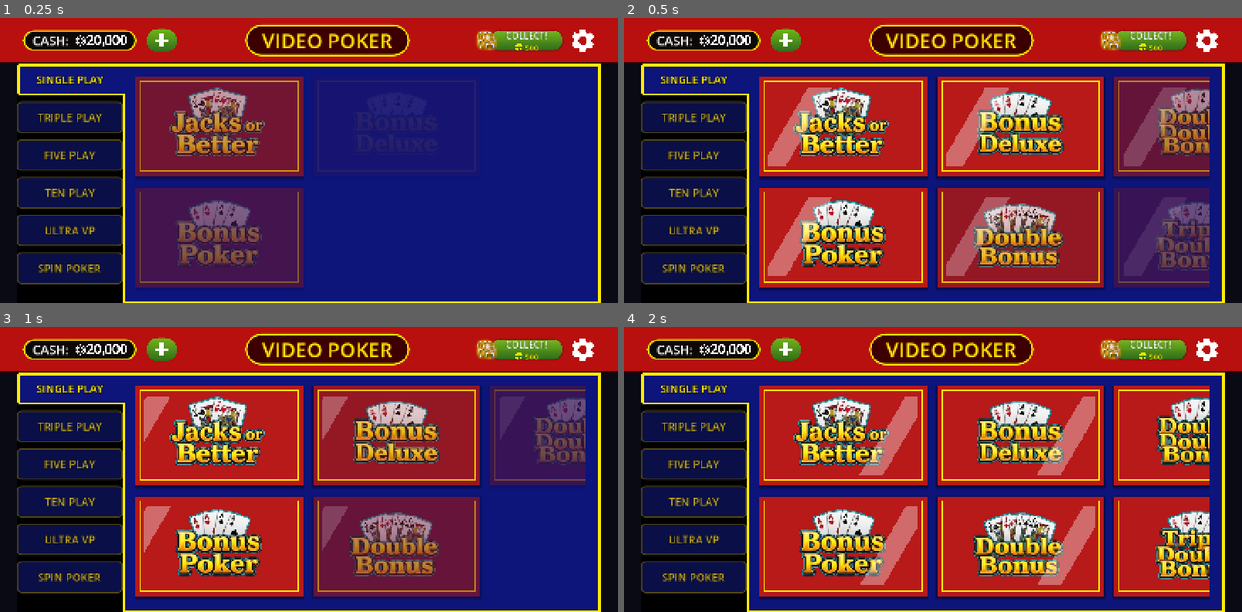
Above: before the commit, frames 1-4 (two rows, left to right).
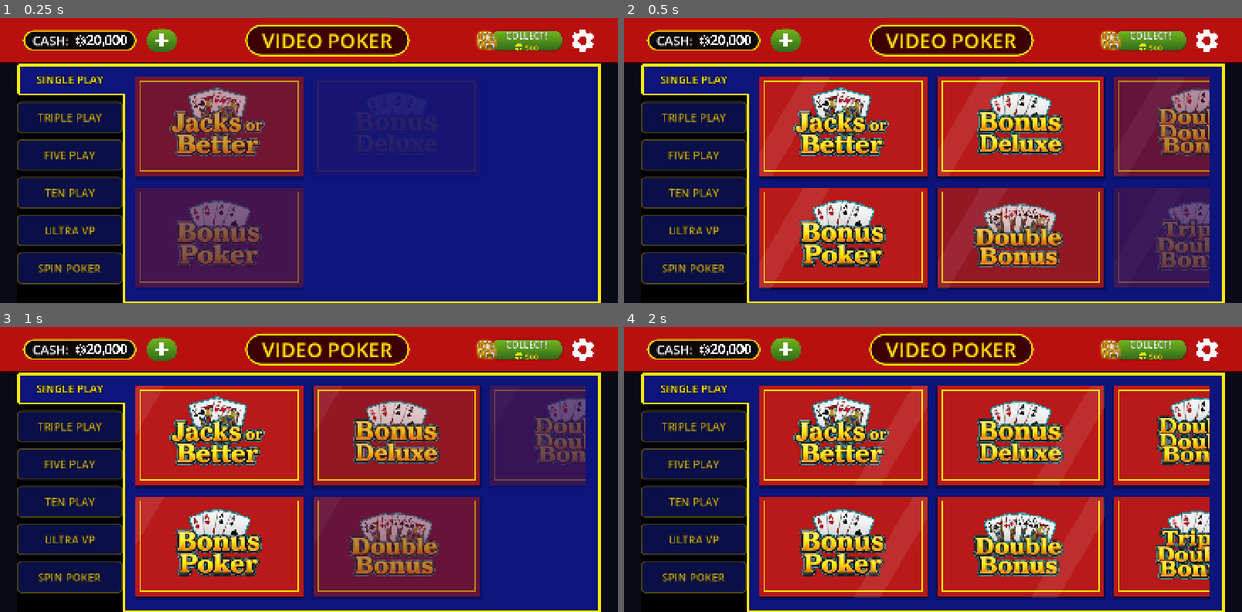
Above: after the commit, the same moments.

Repository: Vadosina-git/video-poker
Game: Godot game, scene res://scenes/main.tscn
Same seed, same stepped clock (60 frames per second), same inputs: the game is played once before the commit and once after it.
Inputs:
- Up to frame 1 (0.25 s): no input
- Up to frame 2 (0.5 s): no input
- Up to frame 3 (1 s): click "SINGLE PLAY" at 0.5 s
- Up to frame 4 (2 s): click "SINGLE PLAY" at 1.25 s

Frame 1 is identical in both runs. In frame 2, 5.0% of the frame differs, in the area x 23-91%, y 24-91%; in frame 3, 1.4%; in frame 4, 4.0%.

Commit message:
anim 1.2 fix: shimmer spans full card rect, softer alpha
- Shim host is now a regular child with position/size overridden after
  each PanelContainer sort_children — this escapes the content_margin
  (22/26px inset) that previously confined the sweep to the logo area.
  Overrides apply to both top and bottom rows.
- Alpha 0.35 → 0.09 (≈4x softer) per user feedback.

Co-Authored-By: Claude Opus 4.7 (1M context) <noreply@anthropic.com>

Diff:
--- a/scripts/lobby_manager.gd
+++ b/scripts/lobby_manager.gd
@@ -717,13 +717,21 @@
 			card_node.play_pressed.connect(_on_play_pressed)
 			# Decorative shimmer sweep (anim 1.2): fast highlight pass.
 			# 1s sweep + 10.2s pause = 11.2s total cycle; alpha 0.35.
-			# Hosted on a clipped overlay Control so the polygon is confined
-			# to the card rect (avoids leaking and keeps the drop shadow).
+			# PanelContainer's content_margin (22/26px) would inset this child
+			# to the logo area only — so we override position/size to span the
+			# card's full rect after each container sort.
 			var shim_host := Control.new()
 			shim_host.mouse_filter = Control.MOUSE_FILTER_IGNORE
 			shim_host.clip_contents = true
 			card_node.add_child(shim_host)
-			_attach_shimmer_sweep(shim_host, 1.0, Color(1, 1, 1, 0.35), 10.2)
+			var fix_shim_rect := func() -> void:
+				if is_instance_valid(shim_host) and is_instance_valid(card_node):
+					shim_host.position = Vector2.ZERO
+					shim_host.size = card_node.size
+			card_node.sort_children.connect(fix_shim_rect)
+			card_node.resized.connect(fix_shim_rect)
+			fix_shim_rect.call_deferred()
+			_attach_shimmer_sweep(shim_host, 1.0, Color(1, 1, 1, 0.09), 10.2)
 			_machine_cards.append(card_node)
 
 	# Stagger fade-in: cards appear sequentially with a tiny scale pop.
